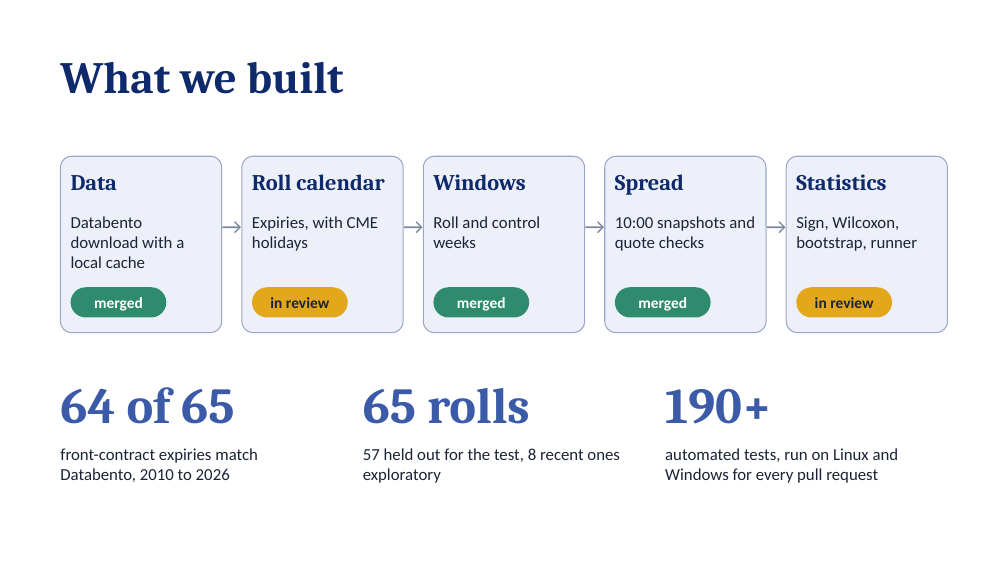
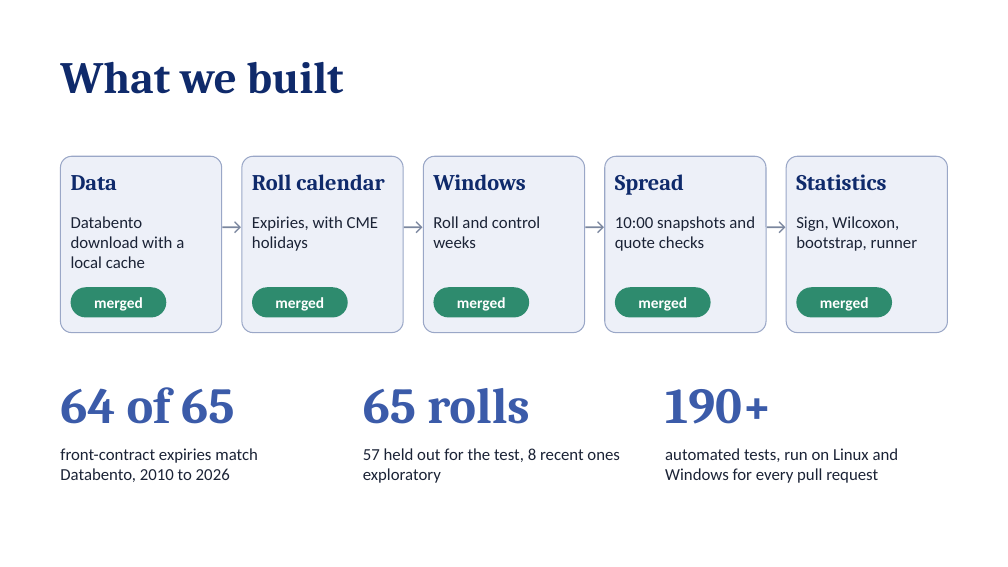
Before and after one commit to chris-mulligan-50/futures-project, a slide deck: slide 3 of docs/project_slides.pptx. Drawn at 1008x567 pixels with LibreOffice and Linux fonts; fonts in the diff are those of the drawing. Boxes give left, top, right and bottom in pixels: in the first picture for what was removed or moved away, otherwise in the second. Text is boxed around its words. In the diff, an @@ line names an element or a change of style, - is before the commit and + after.

```diff
--- a/docs/project_slides.pptx
+++ b/docs/project_slides.pptx
@@ rounded rectangle at [252,287,348,318]: fill #E3A71B to #2E8B6E @@
@@ text at [275,297,324,311]: text changed; text colour #1B2336 to #FFFFFF @@
-in review
+merged
@@ rounded rectangle at [796,287,892,318]: fill #E3A71B to #2E8B6E @@
@@ text at [820,297,869,311]: text changed; text colour #1B2336 to #FFFFFF @@
-in review
+merged
```
